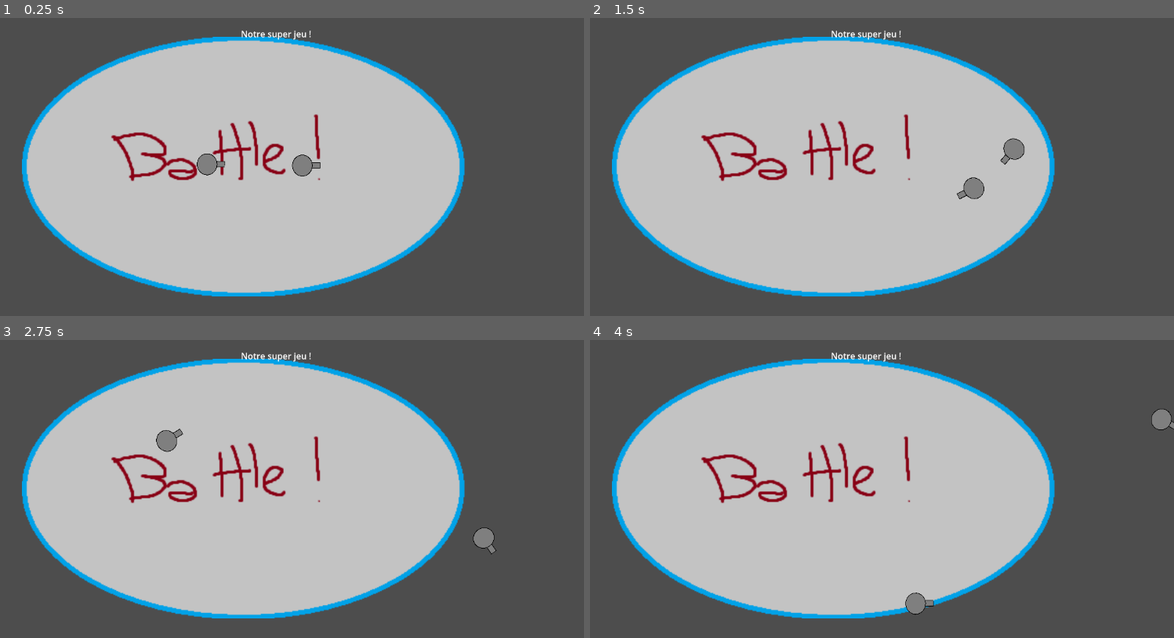
Above: before the commit, frames 1-4 (two rows, left to right).
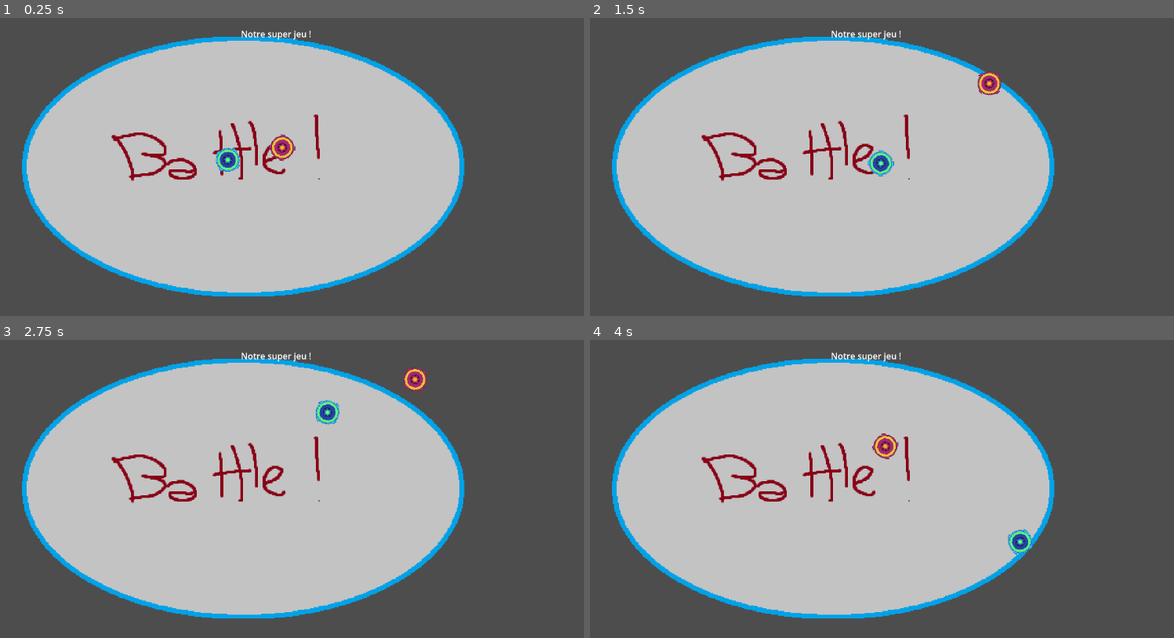
Above: after the commit, the same moments.

Repository: GreemLuck/spin-to-kill
Game: Godot game, scene res://scenes/game_controller.tscn
Two runs of this game, one before a commit and one after it. Both use one fixed random seed, a clock stepped at 60 frames per second and the inputs below.
Inputs (mouse positions are in pixels of both pictures, inside the frame that each line leads up to):
- Up to frame 1 (0.25 s): no input
- Up to frame 2 (1.5 s): move the mouse to (998, 146) at 0.52 s; move the mouse to (736, 181) at 1.27 s
- Up to frame 3 (2.75 s): move the mouse to (332, 408) at 2.02 s
- Up to frame 4 (4 s): move the mouse to (829, 557) at 2.77 s; move the mouse to (1051, 539) at 3.52 s

The runs differ from the first frame. In frame 1, 2.2% of the frame differs, in the area x 3-80%, y 6-94%; in frame 2, 2.2%; in frame 3, 2.2%; in frame 4, 2.2%.

Commit message:
Refactoring and creation of Spining top script, player script and so on

Diff:
--- a/project.godot
+++ b/project.godot
@@ -14,3 +14,7 @@
 run/main_scene="res://scenes/game_controller.tscn"
 config/features=PackedStringArray("4.5", "Forward Plus")
 config/icon="res://icon.svg"
+
+[rendering]
+
+textures/canvas_textures/default_texture_filter=0
--- /dev/null
+++ b/scenes/enemy.tscn
@@ -0,0 +1,23 @@
+[gd_scene load_steps=6 format=3 uid="uid://distoeiu43ltf"]
+
+[ext_resource type="Script" uid="uid://btihxje6kdikc" path="res://scripts/SpiningTop.gd" id="1_4ra3w"]
+[ext_resource type="Script" uid="uid://vrgpv44bk256" path="res://scripts/MovementController.gd" id="2_5uy6h"]
+[ext_resource type="Texture2D" uid="uid://cd7jqi7x5u511" path="res://sprites/enemy_srpite_0.png" id="3_c4w8v"]
+
+[sub_resource type="Resource" id="Resource_xwavj"]
+script = ExtResource("2_5uy6h")
+metadata/_custom_type_script = "uid://vrgpv44bk256"
+
+[sub_resource type="CircleShape2D" id="CircleShape2D_nenq2"]
+radius = 25.079872
+
+[node name="Enemy" type="RigidBody2D"]
+gravity_scale = 0.0
+script = ExtResource("1_4ra3w")
+controller = SubResource("Resource_xwavj")
+
+[node name="CollisionShape2D" type="CollisionShape2D" parent="."]
+shape = SubResource("CircleShape2D_nenq2")
+
+[node name="Sprite2D" type="Sprite2D" parent="."]
+texture = ExtResource("3_c4w8v")
--- a/scenes/game_controller.tscn
+++ b/scenes/game_controller.tscn
@@ -1,16 +1,12 @@
-[gd_scene load_steps=8 format=3 uid="uid://xkqisb1qc6j1"]
+[gd_scene load_steps=6 format=3 uid="uid://xkqisb1qc6j1"]
 
-[ext_resource type="Script" uid="uid://be5ktg02e5nha" path="res://scenes/arena.gd" id="1_h843c"]
+[ext_resource type="Script" uid="uid://be5ktg02e5nha" path="res://scripts/arena.gd" id="1_h843c"]
 [ext_resource type="Texture2D" uid="uid://dkm3ge1jyhqk8" path="res://Arena.png" id="1_vc4nx"]
-[ext_resource type="Texture2D" uid="uid://bfe4tmsnieuof" path="res://player.png" id="1_vq0e2"]
-[ext_resource type="Script" uid="uid://btihxje6kdikc" path="res://scenes/player.gd" id="2_ts4rt"]
-[ext_resource type="Script" uid="uid://bv15odrfwqcn0" path="res://scenes/enemy.gd" id="4_rc0pn"]
+[ext_resource type="PackedScene" uid="uid://dffsjksykyudm" path="res://scenes/player.tscn" id="3_h843c"]
+[ext_resource type="PackedScene" uid="uid://distoeiu43ltf" path="res://scenes/enemy.tscn" id="4_rc0pn"]
 
 [sub_resource type="RectangleShape2D" id="RectangleShape2D_h843c"]
 size = Vector2(829, 473)
-
-[sub_resource type="CircleShape2D" id="CircleShape2D_soqow"]
-radius = 28.0
 
 [node name="Main" type="Node2D"]
 
@@ -43,39 +39,8 @@
 horizontal_alignment = 1
 vertical_alignment = 1
 
-[node name="Node2D" type="Node2D" parent="."]
-position = Vector2(402, 322)
+[node name="Player" parent="." instance=ExtResource("3_h843c")]
+position = Vector2(334, 295)
 
-[node name="Player" type="RigidBody2D" parent="."]
-position = Vector2(402, 322)
-mass = 2.0
-gravity_scale = 0.0
-script = ExtResource("2_ts4rt")
-
-[node name="CollisionShape2D" type="CollisionShape2D" parent="Player"]
-shape = SubResource("CircleShape2D_soqow")
-metadata/_edit_lock_ = true
-
-[node name="Sprite2D" type="Sprite2D" parent="Player"]
-rotation = 1.5707964
-scale = Vector2(0.22099477, 0.19704461)
-texture = ExtResource("1_vq0e2")
-offset = Vector2(-0.00024414063, -40.599976)
-
-[node name="Enemy" type="RigidBody2D" parent="."]
-position = Vector2(804, 644)
-mass = 3.0
-gravity_scale = 0.0
-script = ExtResource("4_rc0pn")
-
-[node name="Sprite2D" type="Sprite2D" parent="Enemy"]
-position = Vector2(-171, -319)
-rotation = 1.5707964
-scale = Vector2(0.22099477, 0.19704461)
-texture = ExtResource("1_vq0e2")
-offset = Vector2(-0.00024414063, -40.599976)
-
-[node name="CollisionShape2D" type="CollisionShape2D" parent="Enemy"]
-position = Vector2(-171, -319)
-shape = SubResource("CircleShape2D_soqow")
-metadata/_edit_lock_ = true
+[node name="Enemy" parent="." instance=ExtResource("4_rc0pn")]
+position = Vector2(597, 292)
--- a/scenes/player.gd
+++ /dev/null
@@ -1,95 +0,0 @@
-extends RigidBody2D
-
-@export var k_pos: float = 40.0
-@export var k_vel: float = 6.0
-@export var lin_damping: float = 8.0
-@export var max_force: float = 4000.0
-@export var max_speed: float = 900.0
-
-@export var spin_torque: float = 1500.0
-
-# Knockback
-@export var base_impulse: float = 700.0
-@export var rel_vel_factor: float = 0.8
-@export var impulse_max: float = 1600.0
-@export var hit_stun: float = 0.12
-
-var _prev_mouse: Vector2 = Vector2.ZERO
-var _mouse_vel: Vector2 = Vector2.ZERO
-var _mouse_init: bool = false
-var _hit_timer: float = 0.0
-@export var restitution: float = 0.95  # 0..1 (1 = rebond parfait, 0 = inélastique)
-
-
-func _ready() -> void:
-	contact_monitor = true
-	max_contacts_reported = 8
-	body_entered.connect(_on_body_entered)
-
-func _physics_process(delta: float) -> void:
-	_hit_timer = maxf(_hit_timer - delta, 0.0)
-
-	# Spin continu
-	#apply_torque(spin_torque)
-
-	# Suivi souris désactivé pendant le hit-stun
-	if _hit_timer <= 0.0:
-		var mouse: Vector2 = get_global_mouse_position()
-		if not _mouse_init:
-			_prev_mouse = mouse
-			_mouse_init = true
-
-		_mouse_vel = (mouse - _prev_mouse) / maxf(delta, 0.000001)
-		_prev_mouse = mouse
-
-		var to_target: Vector2 = mouse - global_position
-		var force: Vector2 = to_target * k_pos + _mouse_vel * k_vel - linear_velocity * lin_damping
-		if force.length() > max_force:
-			force = force.normalized() * max_force
-		apply_force(force)
-
-	# Clamp vitesse
-	if linear_velocity.length() > max_speed:
-		linear_velocity = linear_velocity.normalized() * max_speed
-
-	# Orientation
-	if linear_velocity.length() > 0.01:
-		rotation = linear_velocity.angle()
-
-func _on_body_entered(other: Node) -> void:
-	if other is RigidBody2D and other != self:
-		var other_rb := other as RigidBody2D
-		if other_rb == null:
-			return
-
-		# normale (de l'autre vers moi) — proche de la normale de contact
-		var n: Vector2 = (global_position - other_rb.global_position).normalized()
-		if n == Vector2.ZERO:
-			return
-
-		# vitesses actuelles
-		var v1: Vector2 = linear_velocity
-		var v2: Vector2 = other_rb.linear_velocity
-
-		# vitesse relative projetée sur la normale
-		var vrel_n: float = (v1 - v2).dot(n)
-
-		# si déjà en séparation, ne pas "re-cogner"
-		if vrel_n >= 0.0:
-			return
-
-		# masses (Godot 4: propriété mass directe)
-		var m1: float = mass
-		var m2: float = other_rb.mass
-
-		# impulsion scalaire selon la conservation de quantité de mouvement + restitution
-		var e: float = clampf(restitution, 0.0, 1.0)
-		var j: float = - (1.0 + e) * vrel_n / (1.0/m1 + 1.0/m2)
-
-		# appliquer l'impulsion (symétrique)
-		var J: Vector2 = j * n
-		apply_impulse(J * 2)               # à moi (direction n)
-		other_rb.apply_impulse(-J)     # à l'autre (direction -n)
-
-		# optionnel: un très bref "hit-stun" pour lisibilité, mais plus besoin de forcer la poussée
-		_hit_timer = hit_stun
--- /dev/null
+++ b/scenes/player.tscn
@@ -0,0 +1,24 @@
+[gd_scene load_steps=6 format=3 uid="uid://dffsjksykyudm"]
+
+[ext_resource type="Script" uid="uid://btihxje6kdikc" path="res://scripts/SpiningTop.gd" id="1_g2els"]
+[ext_resource type="Script" uid="uid://buxdmkmji1p0o" path="res://scripts/PlayerMovement.gd" id="2_dqkch"]
+[ext_resource type="Texture2D" uid="uid://c0q821vw4sldd" path="res://sprites/player_srpite_0.png" id="2_qhqgy"]
+
+[sub_resource type="Resource" id="Resource_qlg0r"]
+script = ExtResource("2_dqkch")
+metadata/_custom_type_script = "uid://buxdmkmji1p0o"
+
+[sub_resource type="CircleShape2D" id="CircleShape2D_tuyoq"]
+radius = 25.019993
+
+[node name="Player" type="RigidBody2D"]
+mass = 0.2
+gravity_scale = 0.0
+script = ExtResource("1_g2els")
+controller = SubResource("Resource_qlg0r")
+
+[node name="Sprite2D" type="Sprite2D" parent="."]
+texture = ExtResource("2_qhqgy")
+
+[node name="CollisionShape2D" type="CollisionShape2D" parent="."]
+shape = SubResource("CircleShape2D_tuyoq")
--- /dev/null
+++ b/scripts/MovementController.gd
@@ -0,0 +1,5 @@
+extends Resource
+class_name MovementController
+
+func get_desired_force(owner: Node, delta: float) -> Vector2:
+	return Vector2.ZERO
--- /dev/null
+++ b/scripts/PlayerMovement.gd
@@ -0,0 +1,24 @@
+extends MovementController
+class_name PlayerController
+
+var _prev_mouse: Vector2 = Vector2.ZERO
+var _mouse_vel: Vector2 = Vector2.ZERO
+var _mouse_init: bool = false
+var _hit_timer: float = 0.0
+
+@export var k_pos: float = 40.0
+@export var k_vel: float = 6.0
+@export var lin_damping: float = 8.0
+
+func get_desired_force(owner,delta):
+	var mouse: Vector2 = owner.get_global_mouse_position()
+	if not _mouse_init:
+		_prev_mouse = mouse
+		_mouse_init = true
+
+	_mouse_vel = (mouse - _prev_mouse) / maxf(delta, 0.000001)
+	_prev_mouse = mouse
+
+	var to_target: Vector2 = mouse - owner.global_position
+	var force: Vector2 = to_target * k_pos + _mouse_vel * k_vel - owner.linear_velocity * lin_damping
+	return force
--- /dev/null
+++ b/scripts/SpiningTop.gd
@@ -0,0 +1,81 @@
+extends RigidBody2D
+
+@export var controller : MovementController
+
+@export var max_force: float = 4000.0
+@export var max_speed: float = 900.0
+
+@export var spin_torque: float = 1500.0 # Angular momentum?
+
+# Knockback
+@export var base_impulse: float = 700.0
+@export var rel_vel_factor: float = 0.8
+@export var impulse_max: float = 1600.0
+@export var hit_stun: float = 0.12
+
+@export var restitution: float = 0.95  # 0..1 (1 = rebond parfait, 0 = inélastique)
+
+
+func _ready() -> void:
+	# TODO: nani?
+	contact_monitor = true
+	max_contacts_reported = 8
+	body_entered.connect(_on_body_entered)
+
+	# Spin continu
+	add_constant_torque(spin_torque)
+
+func _physics_process(delta: float) -> void:
+	# Apply forces from controller
+	var desired_force = controller.get_desired_force(self, delta)
+	if desired_force.length() > max_force:
+		desired_force = desired_force.normalized() * max_force
+	apply_force(desired_force)
+
+	# Clamp vitesse
+	if linear_velocity.length() > max_speed:
+		linear_velocity = linear_velocity.normalized() * max_speed
+
+	# Orientation
+	# TODO: add an arrow to show direction of velocity
+	#if linear_velocity.length() > 0.01:
+		#rotation = linear_velocity.angle()
+
+func _on_body_entered(other: Node) -> void:
+	pass
+	#if other is RigidBody2D and other != self:
+		#var other_rb := other as RigidBody2D
+		#if other_rb == null:
+			#return
+#
+		## normale (de l'autre vers moi) — proche de la normale de contact
+		#var n: Vector2 = (global_position - other_rb.global_position).normalized()
+		#if n == Vector2.ZERO:
+			#return
+#
+		## vitesses actuelles
+		#var v1: Vector2 = linear_velocity
+		#var v2: Vector2 = other_rb.linear_velocity
+#
+		## vitesse relative projetée sur la normale
+		#var vrel_n: float = (v1 - v2).dot(n)
+#
+		## si déjà en séparation, ne pas "re-cogner"
+		#if vrel_n >= 0.0:
+			#return
+#
+		## masses (Godot 4: propriété mass directe)
+		#var m1: float = mass
+		#var m2: float = other_rb.mass
+#
+		## impulsion scalaire selon la conservation de quantité de mouvement + restitution
+		#var e: float = clampf(restitution, 0.0, 1.0)
+		#var j: float = - (1.0 + e) * vrel_n / (1.0/m1 + 1.0/m2)
+#
+		## appliquer l'impulsion (symétrique)
+		#var J: Vector2 = j * n
+		#apply_impulse(J * 2)               # à moi (direction n)
+		#other_rb.apply_impulse(-J)     # à l'autre (direction -n) # TODO: impacte ici ne devrait pas influencer l'autre. Il calcule sa propre trajectoire
+#
+		## optionnel: un très bref "hit-stun" pour lisibilité, mais plus besoin de forcer la poussée
+		#_hit_timer = hit_stun
Binary file added: arrow.png
Not shown, added: arrow.png.import
Not shown, added: scripts/MovementController.gd.uid
Not shown, added: scripts/PlayerMovement.gd.uid
Renamed: scenes/player.gd.uid -> scripts/SpiningTop.gd.uid
Renamed: scenes/arena.gd -> scripts/arena.gd
Renamed: scenes/arena.gd.uid -> scripts/arena.gd.uid
Renamed: scenes/enemy.gd -> scripts/enemy.gd
Renamed: scenes/enemy.gd.uid -> scripts/enemy.gd.uid
Binary file added: sprites/arrow_back.png
Not shown, added: sprites/arrow_back.png.import
Binary file added: sprites/arrow_shaft.png
(and 7 more such lines)
